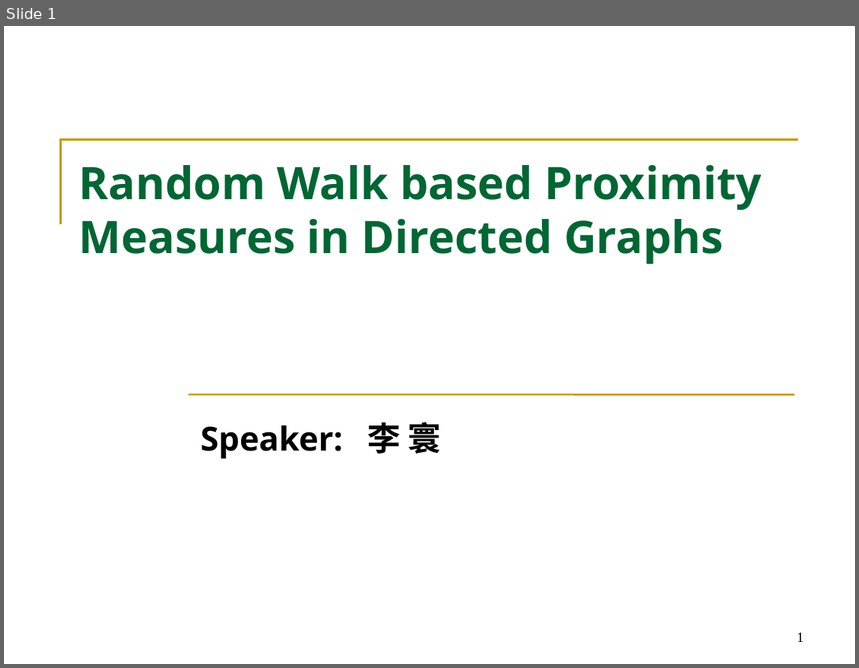
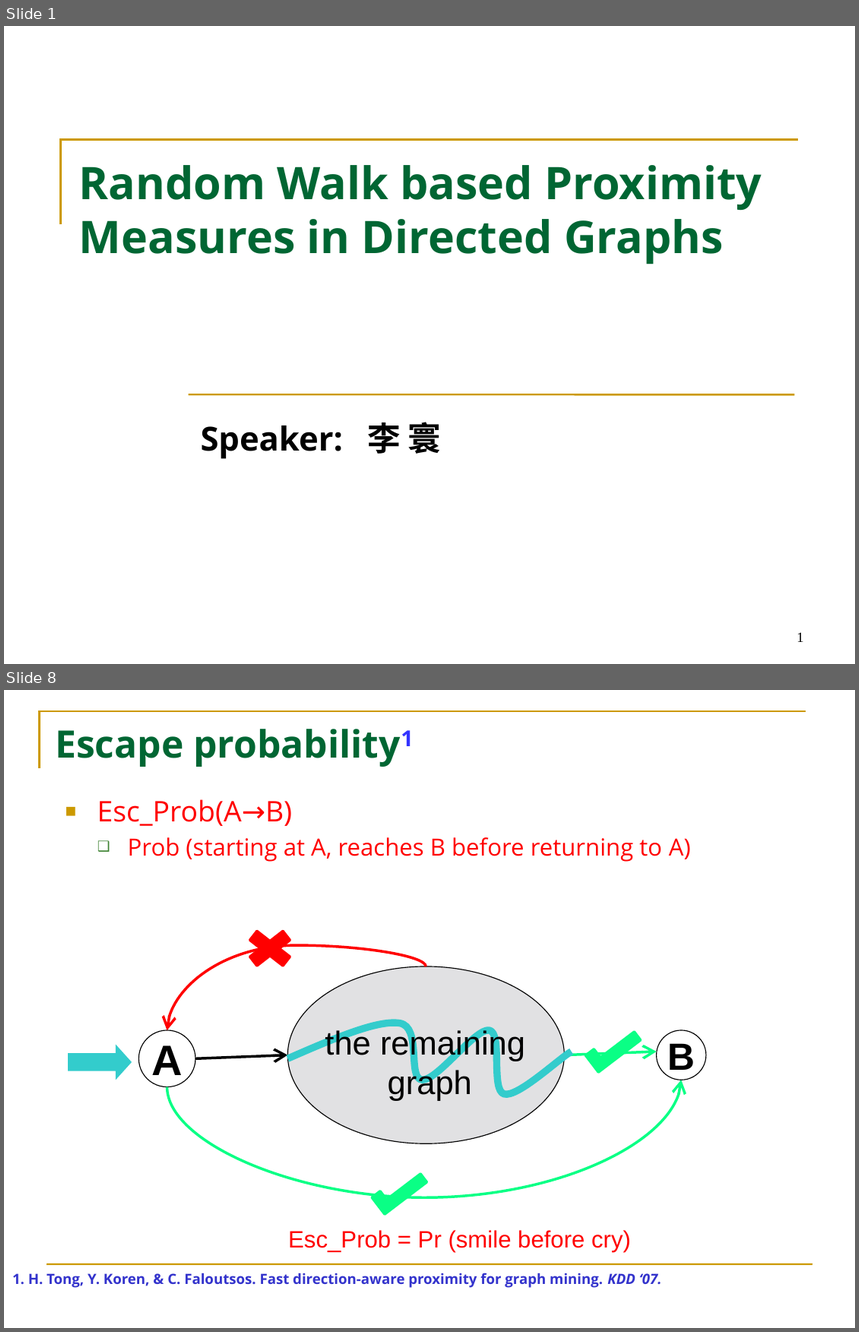
Before and after one commit to HuanSGT/rw-dir-prox, a slide deck: Random Walk based Proximity Measures in Directed Graphs.pptx. Shown one above the other, each under a label of ours: slide 1 before the commit, slides 1 and 8 after it; the slides between them are not shown. The pictures are 859x668 and 859x1332 pixels, drawn with LibreOffice and Linux fonts; fonts in the diff are those of the drawing. Boxes give left, top, right and bottom in pixels: in the first picture for what was removed or moved away, otherwise in the second. Text is boxed around its words. In the diff, an @@ line names an element or a change of style, - is before the commit and + after.

```diff
--- a/Random Walk based Proximity Measures in Directed Graphs.pptx
+++ b/Random Walk based Proximity Measures in Directed Graphs.pptx
@@ slide 8 added at (4, 690, 855, 1328), background #FFFFFF @@
@@ freeform shape added at (40, 711, 806, 768), outline #CC9900 1.5 pt @@
@@ title added at (55, 730, 183, 767), 32 pt, text #006633, bold @@
+Escape probability1
@@ text added at (97, 799, 691, 862), 20 pt, text #FF0000 @@
+■ Esc_Prob(A→B)
+  ❑ Prob (starting at A, reaches B before returning to A)
@@ cross added at (238, 924, 302, 973), fill #FF0000, outline #FF0000 2 pt @@
@@ curved arrow added from (427, 967) to (167, 1030), #FF0000 2.25 pt @@
@@ ellipse added at (287, 967, 564, 1144), fill #E1E1E3, outline #000000 0.75 pt @@
@@ ellipse added at (139, 1030, 196, 1087), fill #FFFFFF, outline #000000 0.75 pt, 36 pt, text #000000, bold @@
+A
@@ freeform shape added at (287, 1021, 571, 1099), outline #33CCCC 6 pt @@
@@ text added at (325, 1028, 525, 1101), 28 pt, text #000000 @@
+the remaining
+graph
@@ corner added at (586, 1024, 641, 1072), fill #0AFF85, outline #0AFF85 2 pt @@
@@ ellipse added at (657, 1030, 706, 1080), fill #FFFFFF, outline #000000 0.75 pt, 32 pt, text #000000, bold @@
+B
@@ right arrow added at (68, 1045, 132, 1081), fill #33CCCC @@
@@ arrow added from (564, 1055) to (657, 1052), #0AFF85 2.25 pt @@
@@ arrow added from (196, 1059) to (287, 1055), #000000 2.25 pt @@
@@ curved arrow added from (167, 1087) to (682, 1080), #0AFF85 2.25 pt @@
@@ corner added at (372, 1166, 427, 1214), fill #0AFF85, outline #0AFF85 2 pt @@
@@ text added at (288, 1230, 631, 1252), 20 pt, text #FF0000 @@
+Esc_Prob = Pr (smile before cry)
@@ text added at (12, 1273, 662, 1288), 12 pt, text #3333CC, bold @@
+1. H. Tong, Y. Koren, & C. Faloutsos. Fast direction-aware proximity for graph mining. KDD ‘07.
@@ line added from (47, 1265) to (813, 1265), #CC9900 1.5 pt @@
```
Also in this commit, not shown: 5 slides changed, 16 other slides added, 1 slide removed, 5 other files.
